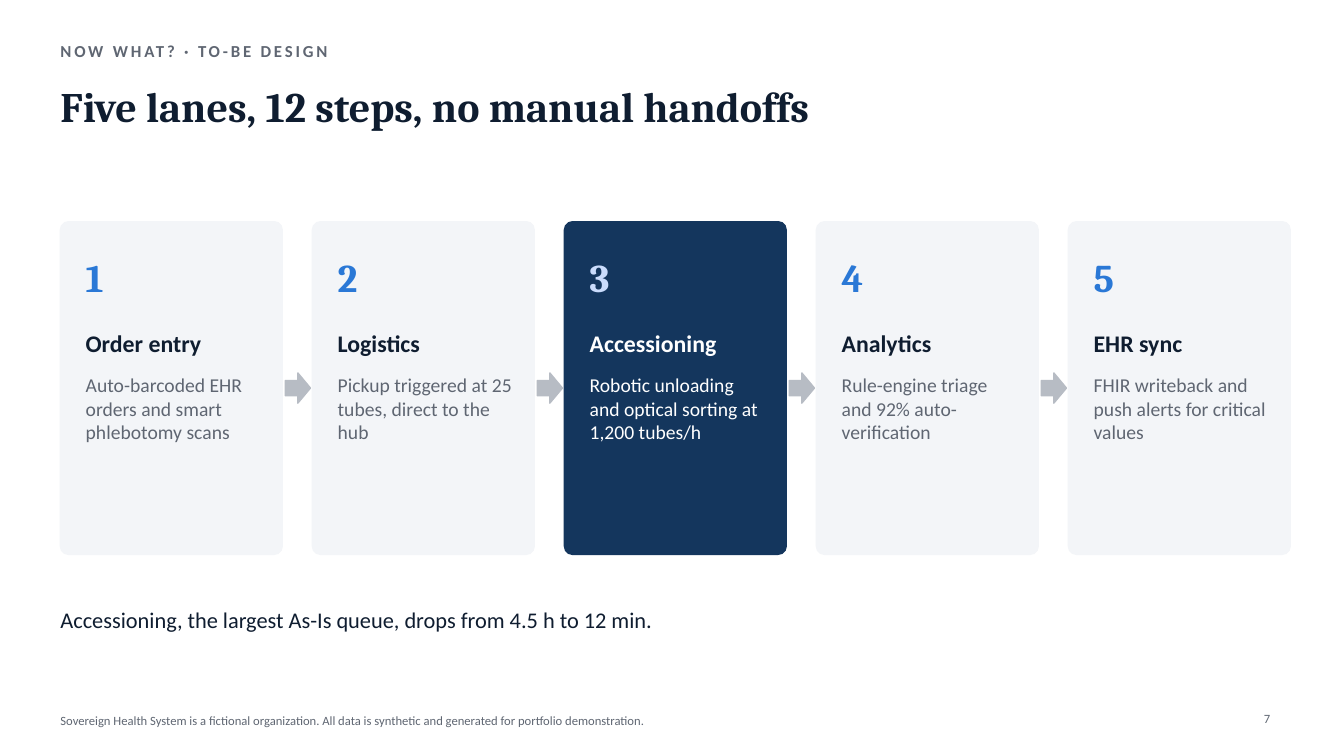
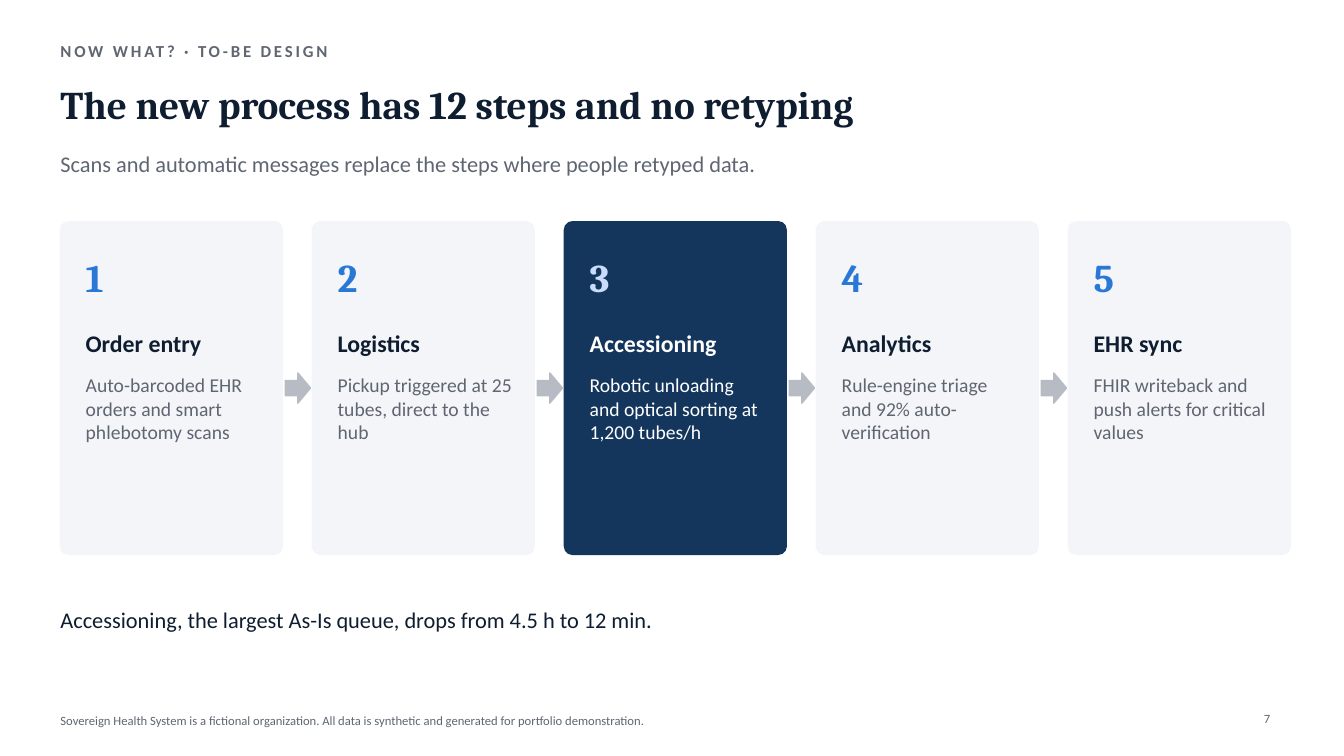
Before and after one commit to huezxiii/diagnostic-pipeline-process-mapping, a slide deck: slide 7 of deck/sovereign-health-exec-briefing.pptx. Drawn at 1344x756 pixels with LibreOffice and Linux fonts; fonts in the diff are those of the drawing. Boxes give left, top, right and bottom in pixels: in the first picture for what was removed or moved away, otherwise in the second. Text is boxed around its words. In the diff, an @@ line names an element or a change of style, - is before the commit and + after.

```diff
--- a/deck/sovereign-health-exec-briefing.pptx
+++ b/deck/sovereign-health-exec-briefing.pptx
@@ title at bbox=[60, 91, 853, 128]: text changed; size 30 to 28 pt @@
-Five lanes, 12 steps, no manual handoffs
+The new process has 12 steps and no retyping
@@ text added at bbox=[60, 156, 755, 176], 16 pt, text #5F6672 @@
+Scans and automatic messages replace the steps where people retyped data.
```
Also in this commit, not shown: 9 other slides changed, 2 other files.
